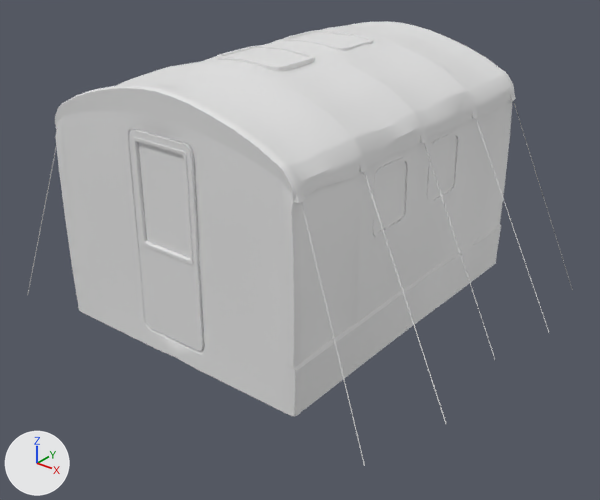
An edit to the FBX model Assets/_Assets/Models/Base_Tent.fbx, drawn before and after from the same camera.
Camera for both pictures: a 50 mm camera at (5.93, -7.33, 5.11) aimed at (0.26, -0.25, 0.71). Every picture has the same lights, and +X, +Y and +Z are marked at lower left. The older version comes first. Where no turn or scale is listed for an object, it has been applied to the vertices.

The first picture shows 'researchTent_v1', 'tentDoor_01', 'top_tentWindows'.
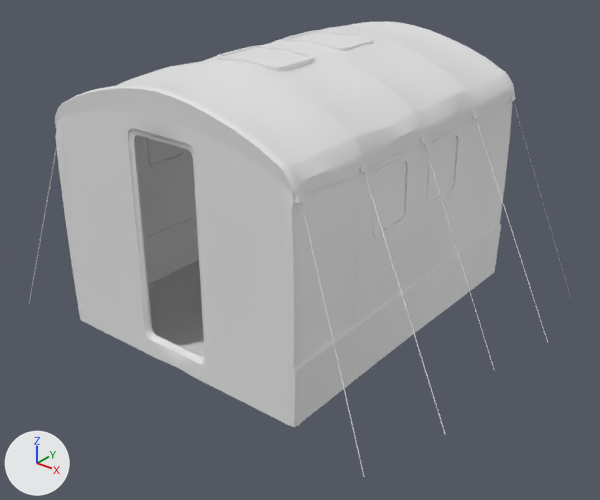
The newer file is also turned or shifted as a whole; pictures and numbers use the older file's frame.

Boxes (x1, y1, x2, y2) around the edits, measured in the pictures (600 x 500 px; the box of a moved part takes in the faces that stretch with it):
```json
{"object": "researchTent_v1", "change": "reshaped", "before": [27, 21, 573, 466], "after": [29, 21, 571, 477]}
{"object": "tentDoor_01", "change": "deleted", "before": [129, 129, 204, 351], "faces in mat_grid (its picture is missing)": [129, 129, 204, 351], "faces in mat_material (white #e7e7e7)": [139, 142, 190, 258]}
{"part": 1, "of": "me_cube_046", "change": "moved or reshaped", "before": [364, 171, 447, 424], "after": [364, 171, 446, 435]}
{"part": 2, "of": "me_cube_046", "change": "moved or reshaped", "before": [27, 100, 573, 466], "after": [29, 100, 571, 477]}
```

Scene script edits in JSON lines:
```json
{"block": "me_cube_046", "where": "# used by ob_researchtent_v1; location = (0.0, 0.0, 0.16)"}
{"op": "remove", "block": "me_cube_046", "code": "me_cube_046.from_pydata(...)  # 3884 vertices, 3664 faces; spans x -2.98..2.98, y -2.23..2.25, z -0.21..2.94"}
{"op": "add", "block": "me_cube_046", "code": "me_cube_046.from_pydata(...)  # 3884 vertices, 3664 faces; spans x -2.98..2.98, y -2.23..2.25, z -0.34..2.94"}
{"block": "me_cube_046", "change": "me_cube_046 part 1: the loose piece of 5 vertices spanning x 1.69..2.89, y -1.21..-1.07, z -0.21..2.16 is scaled about its middle by (1, 1, 1.05), then moved by (0.0, 0.0, -0.07)"}
{"block": "me_cube_046", "change": "me_cube_046 part 2: 360 of the vertices in x -2.98..2.98, y -2.23..2.25, z -0.21..0.21 are moved by (0.0, 0.0, -0.13)"}
{"block": "me_cube_046", "change": "other edits to the shape of me_cube_046 do not show in these pictures"}
{"op": "remove", "block": "ob_tentdoor_01", "code": ["ob_tentdoor_01 = bpy.data.objects.new('tentDoor_01', me_cube_022)", "ob_tentdoor_01.location = (0.45, -2.08, 1.3)"]}
```
